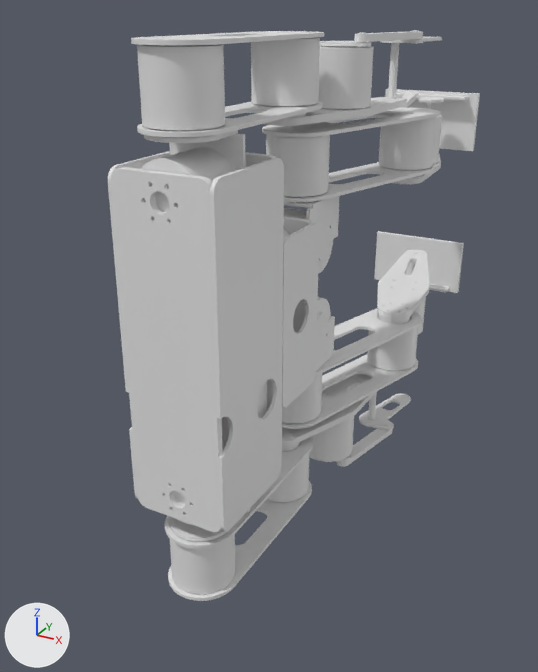
Two versions of the glTF model quad00/out/assembly/quad-humanoid_mini.glb, one commit apart.
The view is the same before and after, from a 50 mm lens placed at (308.0, -1044.0, 243.0), pointed at (-42.0, -408.0, -75.0). The axes (+X, +Y, +Z) are drawn at lower left. The lights are the same throughout. The first picture is the older version. Where no turn or scale is listed for an object, it has been applied to the vertices. Vertices at exactly the same position are counted once.
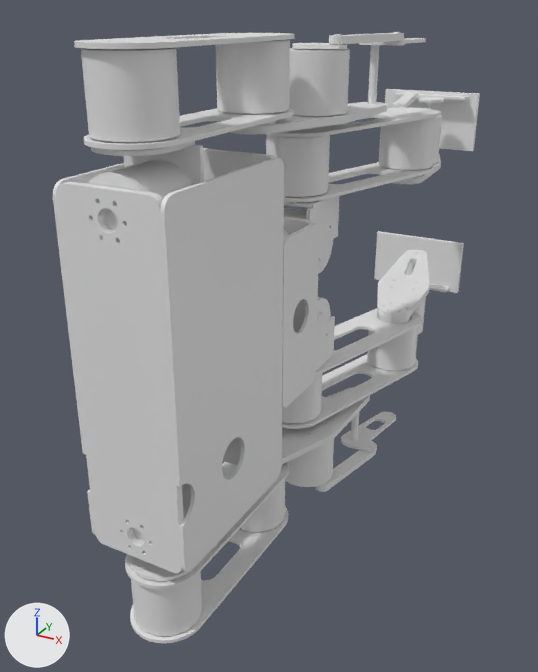
Where the newer file only moved an object's origin or applied its transform, the numbers keep the older frame.

Location of each change, [x1, y1, x2, y2] in pixels of the pictures (538 x 672 px):
'chassis-shoulder-bar', moved
    before: [111, 167, 223, 532]
    after: [56, 182, 184, 573]
'chassis-chest-back', reshaped, moved (67% wider, 11% taller)
    before: [210, 158, 284, 531]
    after: [160, 158, 284, 572]
'rs00-hip.al', moved
    before: [137, 44, 225, 130]
    after: [81, 48, 180, 142]
'rs00-knee.al', moved
    before: [251, 37, 320, 106]
    after: [216, 39, 290, 114]
'rs00-hip.ar', moved
    before: [170, 534, 235, 594]
    after: [131, 571, 202, 636]
'rs00-wrist.al', moved
    before: [318, 46, 374, 109]
    after: [289, 48, 350, 116]
'thigh-outer.ar', moved
    before: [168, 481, 312, 601]
    after: [130, 507, 288, 643]
'rs00-abad.al', moved
    before: [141, 147, 235, 212]
    after: [87, 159, 192, 231]
'thigh-inner.al', moved
    before: [137, 102, 322, 137]
    after: [83, 108, 294, 150]
'yoke.al', moved
    before: [144, 128, 246, 171]
    after: [91, 139, 204, 185]
'thigh-inner.ar', moved
    before: [165, 437, 313, 549]
    after: [125, 462, 289, 589]
'chassis-chest-front', moved (mostly hidden)
    before: [108, 151, 170, 499]
    after: [53, 163, 124, 535]
'rs00-wrist.ar', moved
    before: [309, 416, 354, 462]
    after: [285, 439, 334, 487]
'thigh-outer.al', moved
    before: [131, 31, 324, 45]
    after: [74, 33, 295, 49]
'shin.ar', moved
    before: [282, 374, 376, 452]
    after: [236, 387, 370, 466]
'shin.al', moved
    before: [263, 97, 407, 126]
    after: [231, 102, 388, 135]
'rs00-knee.ar', moved
    before: [267, 442, 309, 502]
    after: [240, 480, 285, 532]
'hand.ar', moved
    before: [359, 394, 411, 430]
    after: [341, 412, 396, 452]
'yoke.ar', moved
    before: [169, 509, 250, 541]
    after: [130, 544, 217, 581]
'link-wrist.ar', moved
    before: [336, 423, 393, 467]
    after: [316, 444, 376, 492]
'pivot-wrist.al', moved
    before: [388, 43, 399, 99]
    after: [368, 45, 379, 104]
'link-wrist.al', moved
    before: [354, 30, 423, 47]
    after: [329, 32, 404, 50]
'crank-wrist.al', moved
    before: [320, 41, 371, 47]
    after: [292, 43, 347, 49]
'rs00-abad.ar', moved (mostly hidden)
    before: [174, 441, 227, 525]
    after: [133, 484, 191, 561]
'pivot-wrist.ar', moved
    before: [368, 392, 377, 420]
    after: [351, 413, 359, 441]
'hand.al', moved
    before: [380, 37, 442, 43]
    after: [359, 38, 426, 45]
'crank-wrist.ar', moved (mostly hidden)
    before: [337, 455, 350, 462]
    after: [315, 480, 330, 487]
'chassis-chest-floor', unchanged, uncovered by the edit
    before: [245, 152, 276, 411]
    after: [203, 148, 276, 465]

The change in detail:
me_chassis_chest_back is used by ob_chassis_chest_back; location (0.0, -640.0, 0.0).
me_chassis_chest_back had 362 vertices, 724 faces and spanned x 41.0..44.0, y 0.0..98.0, z -142.0..142.0.
me_chassis_chest_back now has 362 vertices, 724 faces and spans x 41.0..44.0, y 0.0..152.0, z -142.0..142.0.
me_chassis_chest_back part 1: 320 vertices removed from x 41.0..44.0, y 0.0..98.0, z -142.0..142.0; 320 vertices added at x 41.0..44.0, y 0.0..152.0, z -142.0..142.0.
Object 'thigh-inner.al' (ob_thigh_inner_al) moves from (0.0, -607.0, 166.0) to (0.0, -661.0, 166.0).
Object 'thigh-outer.al' (ob_thigh_outer_al) moves from (0.0, -607.0, 166.0) to (0.0, -661.0, 166.0).
Object 'shin.al' (ob_shin_al) moves from (0.0, -607.0, 166.0) to (0.0, -661.0, 166.0).
Object 'rs00-hip.al' (ob_rs00_hip_al) moves from (0.0, -607.0, 166.0) to (0.0, -661.0, 166.0).
Object 'rs00-knee.al' (ob_rs00_knee_al) moves from (0.0, -607.0, 166.0) to (0.0, -661.0, 166.0).
Object 'yoke.al' (ob_yoke_al) moves from (0.0, -607.0, 166.0) to (0.0, -661.0, 166.0).
Object 'rs00-abad.al' (ob_rs00_abad_al) moves from (0.0, -607.0, 166.0) to (0.0, -661.0, 166.0).
Object 'rs00-wrist.al' (ob_rs00_wrist_al) moves from (0.0, -607.0, 166.0) to (0.0, -661.0, 166.0).
Object 'crank-wrist.al' (ob_crank_wrist_al) moves from (0.0, -607.0, 166.0) to (0.0, -661.0, 166.0).
Object 'link-wrist.al' (ob_link_wrist_al) moves from (0.0, -607.0, 166.0) to (0.0, -661.0, 166.0).
Object 'pivot-wrist.al' (ob_pivot_wrist_al) moves from (0.0, -607.0, 166.0) to (0.0, -661.0, 166.0).
Object 'hand.al' (ob_hand_al) moves from (0.0, -607.0, 166.0) to (0.0, -661.0, 166.0).
Object 'thigh-inner.ar' (ob_thigh_inner_ar) moves from (0.0, -607.0, -166.0) to (0.0, -661.0, -166.0).
Object 'thigh-outer.ar' (ob_thigh_outer_ar) moves from (0.0, -607.0, -166.0) to (0.0, -661.0, -166.0).
Object 'shin.ar' (ob_shin_ar) moves from (0.0, -607.0, -166.0) to (0.0, -661.0, -166.0).
Object 'rs00-hip.ar' (ob_rs00_hip_ar) moves from (0.0, -607.0, -166.0) to (0.0, -661.0, -166.0).
Object 'rs00-knee.ar' (ob_rs00_knee_ar) moves from (0.0, -607.0, -166.0) to (0.0, -661.0, -166.0).
Object 'yoke.ar' (ob_yoke_ar) moves from (0.0, -607.0, -166.0) to (0.0, -661.0, -166.0).
Object 'rs00-abad.ar' (ob_rs00_abad_ar) moves from (0.0, -607.0, -166.0) to (0.0, -661.0, -166.0).
Object 'rs00-wrist.ar' (ob_rs00_wrist_ar) moves from (0.0, -607.0, -166.0) to (0.0, -661.0, -166.0).
Object 'crank-wrist.ar' (ob_crank_wrist_ar) moves from (0.0, -607.0, -166.0) to (0.0, -661.0, -166.0).
Object 'link-wrist.ar' (ob_link_wrist_ar) moves from (0.0, -607.0, -166.0) to (0.0, -661.0, -166.0).
Object 'pivot-wrist.ar' (ob_pivot_wrist_ar) moves from (0.0, -607.0, -166.0) to (0.0, -661.0, -166.0).
Object 'hand.ar' (ob_hand_ar) moves from (0.0, -607.0, -166.0) to (0.0, -661.0, -166.0).
Object 'chassis-shoulder-bar' (ob_chassis_shoulder_bar) moves from (0.0, -640.0, 0.0) to (0.0, -694.0, 0.0).
Object 'chassis-chest-front' (ob_chassis_chest_front) moves from (0.0, -640.0, 0.0) to (0.0, -694.0, 0.0).
Object 'chassis-chest-back' (ob_chassis_chest_back) moves from (0.0, -640.0, 0.0) to (0.0, -694.0, 0.0).
